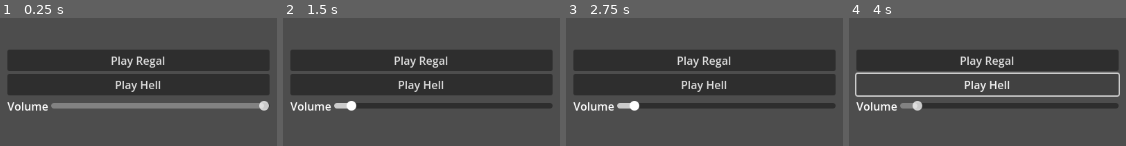
Above: before the commit, frames 1-4 (left to right).
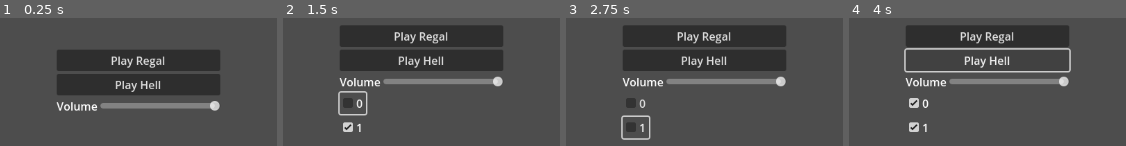
Above: after the commit, the same moments.

Repository: AceOfSpades-JFK/MusicPlayer
Game: Godot game, scene res://demo/demo.tscn
Same seed, same stepped clock (60 frames per second), same inputs: the game is played once before the commit and once after it.
Inputs (mouse positions are in pixels of both pictures, inside the frame that each line leads up to):
- Up to frame 1 (0.25 s): no input
- Up to frame 2 (1.5 s): click "Play Regal" at 0.5 s; click (352, 103) at 1.25 s, where only the run after the commit has a clickable "0"
- Up to frame 3 (2.75 s): click (635, 128) at 2 s, where only the run after the commit has a clickable "1"
- Up to frame 4 (4 s): click "Play Regal" at 2.75 s; click "Play Hell" at 3.5 s

The runs differ from the first frame. In frame 1, 14% of the frame differs, in the area x 2-98%, y 25-73%; in frame 2, 36%; in frame 3, 36%, in the area x 2-98%, y 6-96%; in frame 4, 27%.

Commit message:
set layer volumes

Diff:
--- a/demo/demo.tscn
+++ b/demo/demo.tscn
@@ -22,9 +22,9 @@
 anchor_top = 0.5
 anchor_right = 0.5
 anchor_bottom = 0.5
-offset_left = -189.0
+offset_left = -118.0
 offset_top = -46.0
-offset_right = 189.0
+offset_right = 118.0
 offset_bottom = 47.0
 grow_horizontal = 2
 grow_vertical = 2
@@ -53,7 +53,7 @@
 step = 0.01
 value = 1.0
 
-[connection signal="pressed" from="VBoxContainer/Regal" to="." method="_on_regal_pressed"]
-[connection signal="pressed" from="VBoxContainer/Hell" to="." method="_on_hell_pressed"]
+[connection signal="pressed" from="VBoxContainer/Regal" to="." method="_on_regal_pressed" flags=3]
+[connection signal="pressed" from="VBoxContainer/Hell" to="." method="_on_hell_pressed" flags=3]
 [connection signal="drag_ended" from="VBoxContainer/HBoxContainer/VolumeSlider" to="." method="_on_volume_slider_drag_ended"]
 [connection signal="drag_started" from="VBoxContainer/HBoxContainer/VolumeSlider" to="." method="_on_volume_slider_drag_started"]
--- a/demo/menu.gd
+++ b/demo/menu.gd
@@ -1,9 +1,8 @@
 extends Control
-
 
 var _dragging: bool = false
 @onready var volume_slider: HSlider = $VBoxContainer/HBoxContainer/VolumeSlider
-
+@onready var _music_player: MusicPlayer = $MusicPlayer
 
 func _on_regal_pressed():
 	_change_track("Regal")
@@ -14,7 +13,38 @@
 
 
 func _change_track(track_name):
-	$MusicPlayer.load_track(track_name, volume_slider.value)
+	# Prepare the layer grid node
+	if has_node("VBoxContainer/LayerGrid"):
+		$VBoxContainer/LayerGrid.queue_free()
+		$VBoxContainer/LayerGrid.name = "__goodbye__"
+	var lg: GridContainer =  GridContainer.new()
+	lg.name = "LayerGrid"
+	lg.layout_direction = LAYOUT_DIRECTION_LOCALE
+
+	# Load the track
+	_music_player.load_track(track_name, volume_slider.value)
+
+	# Something
+	for i in range(_music_player.get_layer_count()):
+		var cb: CheckBox = CheckBox.new()
+		cb.name = str(i)
+		cb.button_pressed = true
+		cb.text = str(i)
+		cb.pressed.connect(_on_checkbox_pressed)
+		lg.add_child(cb)
+	$VBoxContainer.add_child(lg)
+
+
+func _on_checkbox_pressed():
+	var i: int = 0
+	for cb: CheckBox in $VBoxContainer/LayerGrid.get_children():
+		var f: float = 1.0
+		if !cb.button_pressed:
+			f = 0.0
+		$MusicPlayer.set_layer_volume(i, f)
+		i += 1
+
+
 
 
 func _on_volume_slider_drag_ended(_value_changed):
@@ -22,8 +52,8 @@
 
 func _process(_delta):
 	if _dragging:
-		if $MusicPlayer.get_child_count():
-			$MusicPlayer.set_volume(volume_slider.value)
+		if _music_player.get_child_count():
+			_music_player.set_volume(volume_slider.value)
 	pass
 
 func _on_volume_slider_drag_started():
--- a/script/music_player.gd
+++ b/script/music_player.gd
@@ -54,7 +54,7 @@
 ### Loads the track and sets the volume of the current track
 #	trackname: Name of the track to load
 #	volume: How loud the track should be (default is 1.0)
-func load_track(trackname: String, volume: float = 1.0) -> void:
+func load_track(trackname: String, vol: float = 1.0) -> void:
 	if tracklist.has(trackname):
 		# Clear the entire trackspace
 		if _tracks_node != null:
@@ -65,7 +65,7 @@
 		# Initialize private variables dedicated for playback
 		_track = tracklist[trackname]
 		_tracks_node.name = _track.name
-		_volume = volume
+		_volume = vol
 		_layer_volumes.clear()
 		_layer_volumes.resize(_track.layer_count)
 		_layer_volumes.fill(1.0)
@@ -78,22 +78,40 @@
 			asp.stream = load(PATH_TO_MUSIC + _track.stream[i])
 			asp.bus = MUSIC_PLAYER_BUS
 			asp.autoplay = true			# REMOVE THIS!!!
-			asp.volume_db = _calculate_db(_layer_volumes[i] * volume)
+			asp.volume_db = _calculate_db(_layer_volumes[i] * vol)
 			_tracks_node.add_child(asp)
 			i += 1
 		add_child(_tracks_node)
 	return
 
 
-### Sets the volume to the normalized float
-#	volume
-func set_volume(volume: float) -> void:
-	_volume = volume
+### Sets the volume of the whole track to the normalized float
+#	volume: How loud should the current track be
+func set_volume(vol: float) -> void:
+	_volume = vol
 	var i = 0
 	for asp in get_node(_track.name).get_children():
 		if asp is AudioStreamPlayer:
-			asp.volume_db = _calculate_db(_layer_volumes[i] * volume)
+			asp.volume_db = _calculate_db(_layer_volumes[i] * vol)
 		i += 1
+
+
+### Sets the volume of a layer to the normalized float
+#	layer: Which layer to change the volume
+#	volume: How loud should the current layer be
+func set_layer_volume(layer: int, vol: float) -> void:
+	var asp: AudioStreamPlayer = get_node(_track.name).get_children()[layer]
+	asp.volume_db = _calculate_db(vol * _volume)
+	_layer_volumes[layer] = vol
+
+
+func get_current_track() -> TrackInfo:
+	return _track
+
+
+func get_layer_count() -> int:
+	return _track.layer_count
+
 
 #########################################################################################
 #
